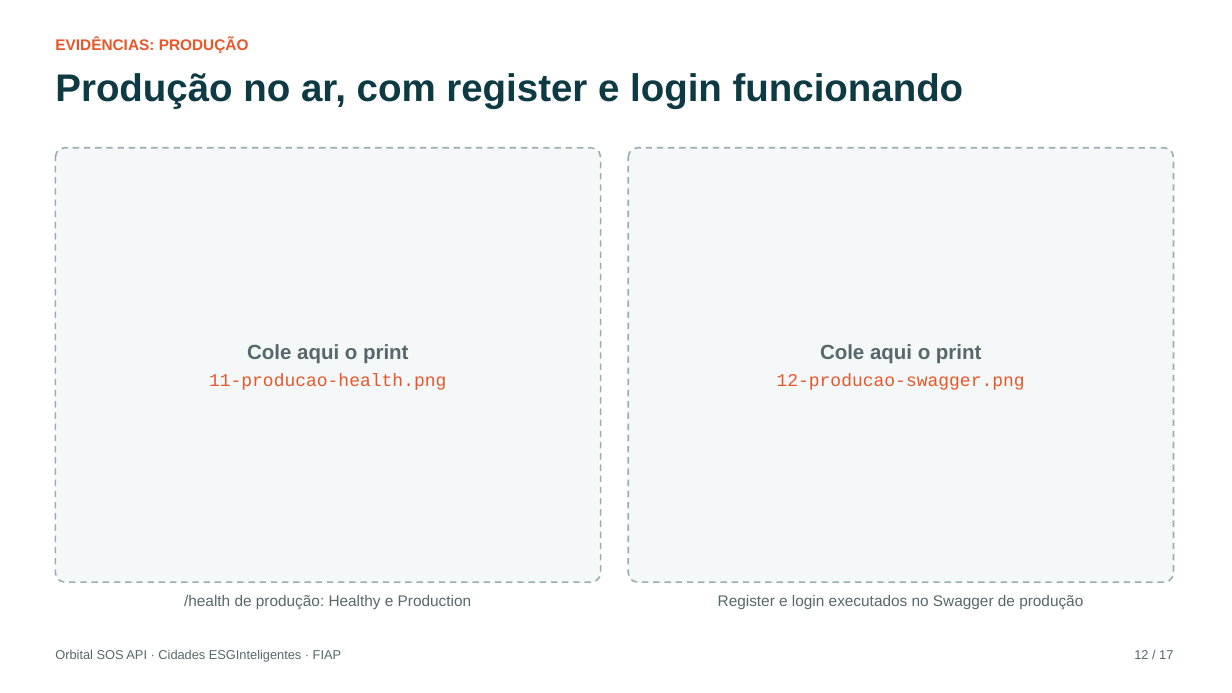
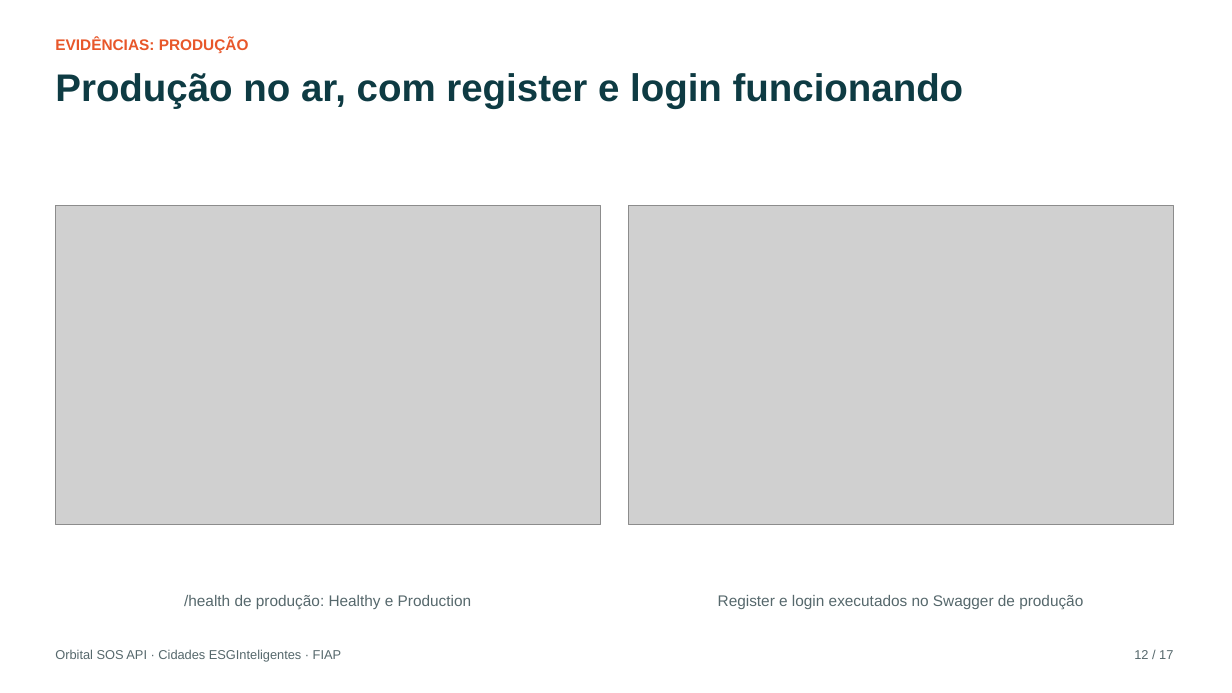
Before and after one commit to vsilva1997/orbital-sos-api, a slide deck: slide 12 of docs/Documentacao_DevOps.pptx. Drawn at 1232x693 pixels with LibreOffice and Linux fonts; fonts in the diff are those of the drawing; grey boxes stand for pictures. Boxes give left, top, right and bottom in pixels: in the first picture for what was removed or moved away, otherwise in the second. Text is boxed around its words. In the diff, an @@ line names an element or a change of style, - is before the commit and + after.

```diff
--- a/docs/Documentacao_DevOps.pptx
+++ b/docs/Documentacao_DevOps.pptx
@@ rounded rectangle removed at bbox=[55, 148, 601, 582] @@
-Cole aqui o print
-11-producao-health.png
@@ rounded rectangle removed at bbox=[628, 148, 1174, 582] @@
-Cole aqui o print
-12-producao-swagger.png
@@ picture added at bbox=[55, 205, 601, 525] @@
@@ picture added at bbox=[628, 205, 1174, 525] @@
```
Also in this commit, not shown: 6 other slides changed, 10 other files.
